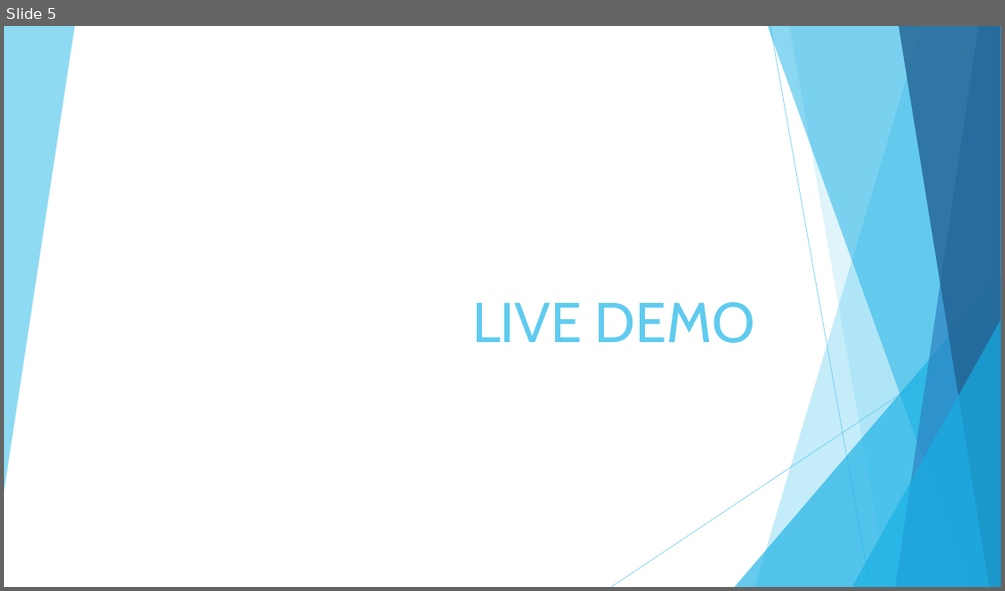
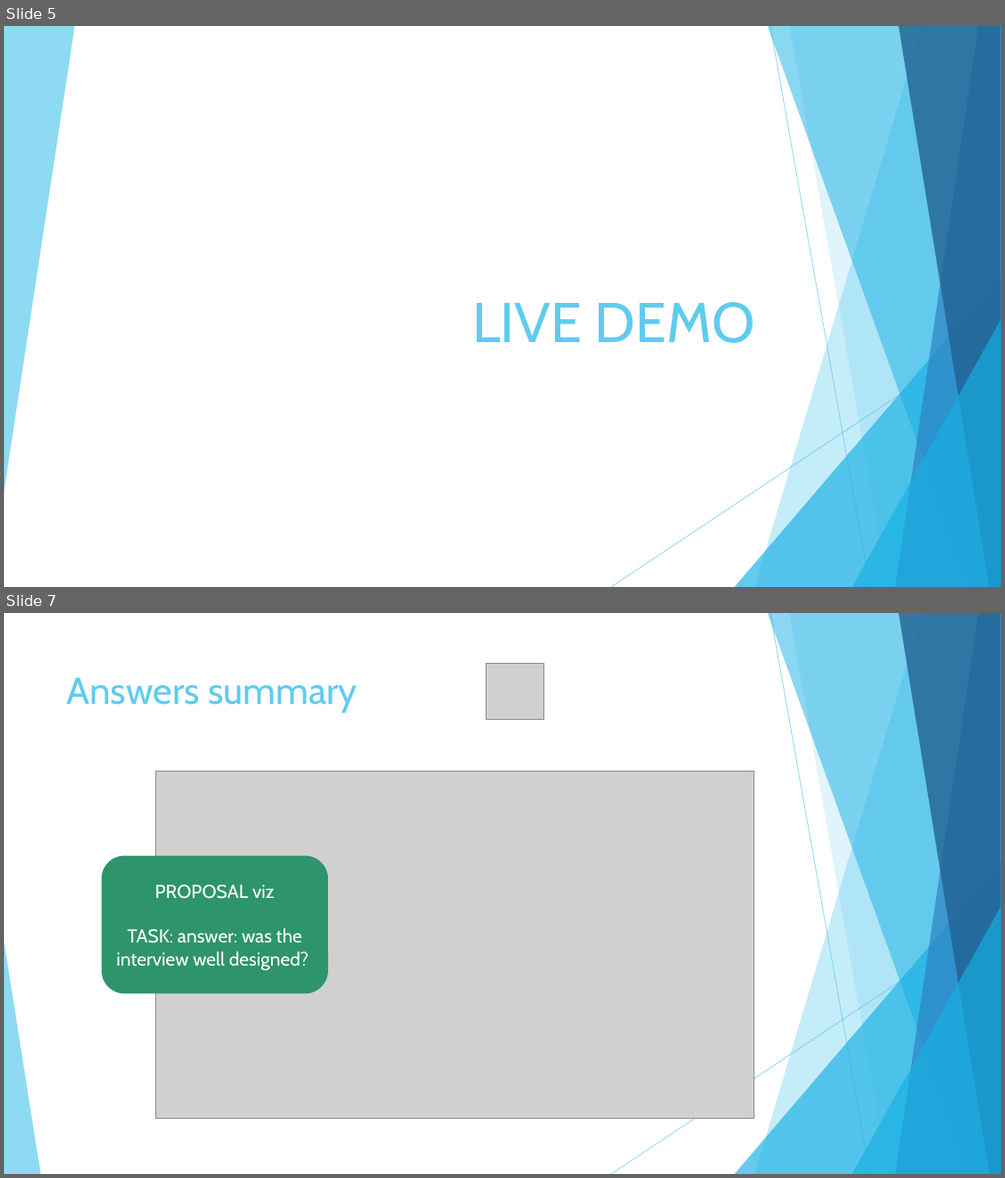
Before and after one commit to jorritvm/infovis, a slide deck: doc/final_presentation/group2_final_presentation.pptx. Shown one above the other, each under a label of ours: slide 5 before the commit, slides 5 and 7 after it; the slides between them are not shown. The pictures are 1005x591 and 1005x1178 pixels, drawn with LibreOffice and Linux fonts; fonts in the diff are those of the drawing; grey boxes stand for pictures. Boxes give left, top, right and bottom in pixels: in the first picture for what was removed or moved away, otherwise in the second. Text is boxed around its words. In the diff, an @@ line names an element or a change of style, - is before the commit and + after.

```diff
--- a/doc/final_presentation/group2_final_presentation.pptx
+++ b/doc/final_presentation/group2_final_presentation.pptx
@@ slide 7 added at bbox=[4, 613, 1001, 1174], background #FFFFFF; not listed: 9 template elements that a slide beside it also shows @@
@@ picture added at bbox=[486, 663, 544, 719] @@
@@ title added at bbox=[67, 677, 357, 713], 36 pt, text #5FCBEF @@
+Answers summary
@@ picture added at bbox=[156, 771, 754, 1118] @@
@@ rounded rectangle added at bbox=[101, 856, 328, 994], fill #2E946B, 18 pt, text #FFFFFF @@
+PROPOSAL viz
+TASK: answer: was the interview well designed?
@@ triangle added at bbox=[4, 941, 40, 1174], fill #5FCBEF at 70% opacity @@
```
Also in this commit, not shown: 7 slides changed, 2 other slides added, 3 slides removed.
